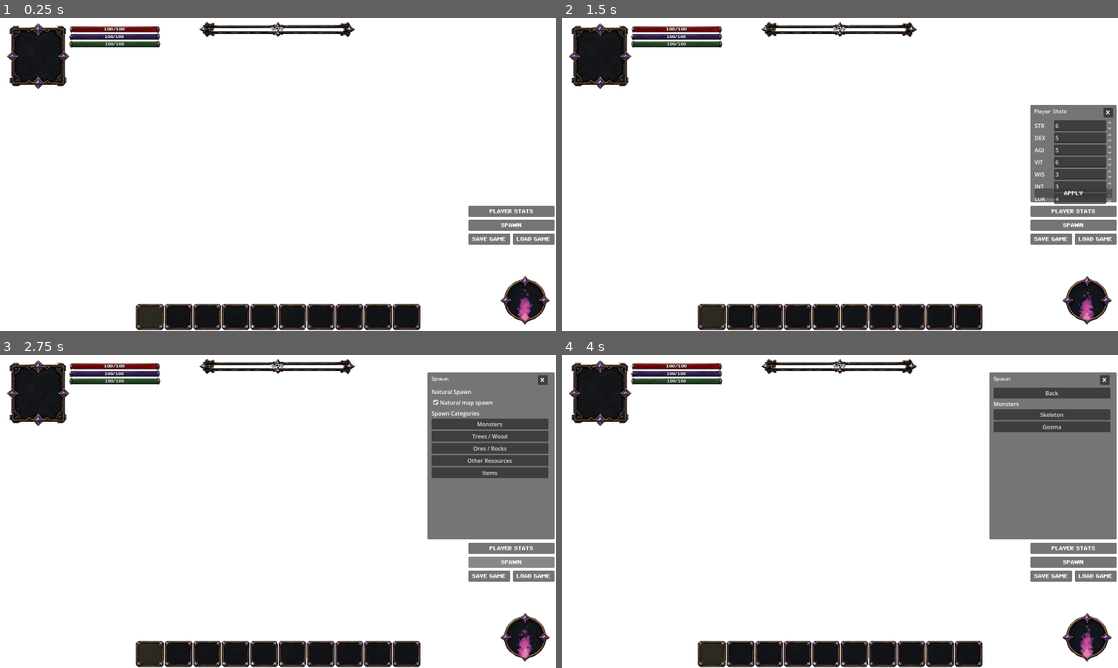
Above: before the commit, frames 1-4 (two rows, left to right).
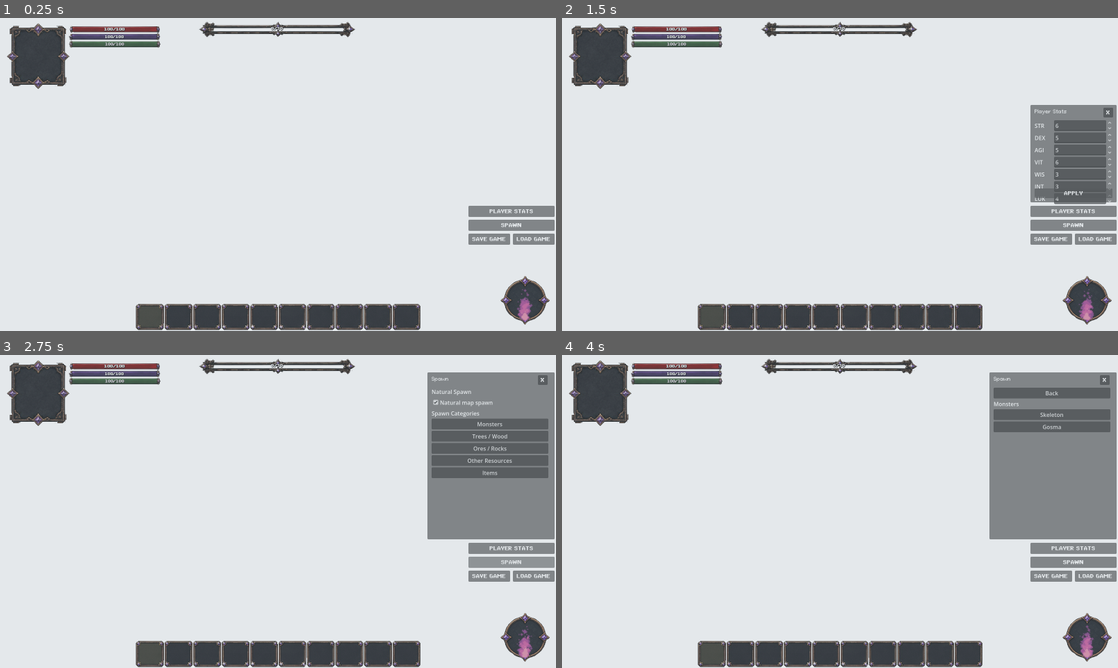
Above: after the commit, the same moments.

Repository: ramonsamagaio/Oathwake-Main
Game: Godot game, scene res://scenes/Main.tscn
The game is run twice, just before and just after one commit, with the same random seed, the same clock (stepped at 60 frames per second) and the same inputs. This scene is started directly instead of the project's main scene.
Inputs:
- Up to frame 1 (0.25 s): no input
- Up to frame 2 (1.5 s): click "PLAYER STATS" at 0.5 s; click "APPLY" at 1.25 s
- Up to frame 3 (2.75 s): click "SPAWN" at 2 s
- Up to frame 4 (4 s): click "Natural map spawn" at 2.75 s; click "Monsters" at 3.5 s

The runs differ from the first frame. In frame 1, 98% of the frame differs, in the area x 0-100%, y 0-100%; in frame 2, 95%; in frame 3, 89%; in frame 4, 88%.

Commit message:
Add visible fog overlay node to legacy map scene

Diff:
--- a/scenes/Main.tscn
+++ b/scenes/Main.tscn
@@ -20,6 +20,7 @@
 [ext_resource type="PackedScene" path="res://scenes/ui/WorkbenchUI.tscn" id="19_workbench_ui_scene"]
 [ext_resource type="PackedScene" path="res://scenes/ResourceBush.tscn" id="20_resource_bush_scene"]
 [ext_resource type="PackedScene" path="res://scenes/systems/MonsterSpawnZone.tscn" id="21_monster_spawn_zone_scene"]
+[ext_resource type="PackedScene" path="res://scenes/effects/MapFogOverlay.tscn" id="22_map_fog"]
 
 [node name="Main" type="Node2D" unique_id=1897114741]
 script = ExtResource("5_main_script")
@@ -29,6 +30,8 @@
 [node name="World" type="Node2D" parent="." unique_id=170810274]
 y_sort_enabled = true
 script = ExtResource("2_world_script")
+
+[node name="MapFogOverlay" parent="World" instance=ExtResource("22_map_fog")]
 
 [node name="GroundLayer" type="TileMapLayer" parent="World" unique_id=1809937429]
 z_index = -10
